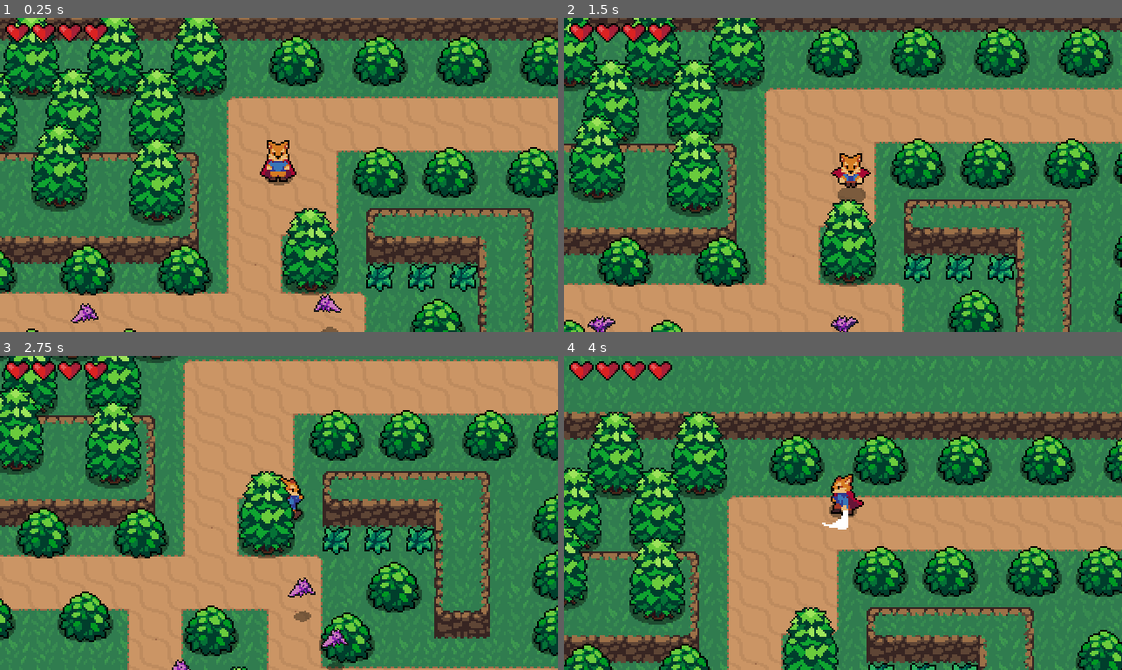
Above: before the commit, frames 1-4 (two rows, left to right).
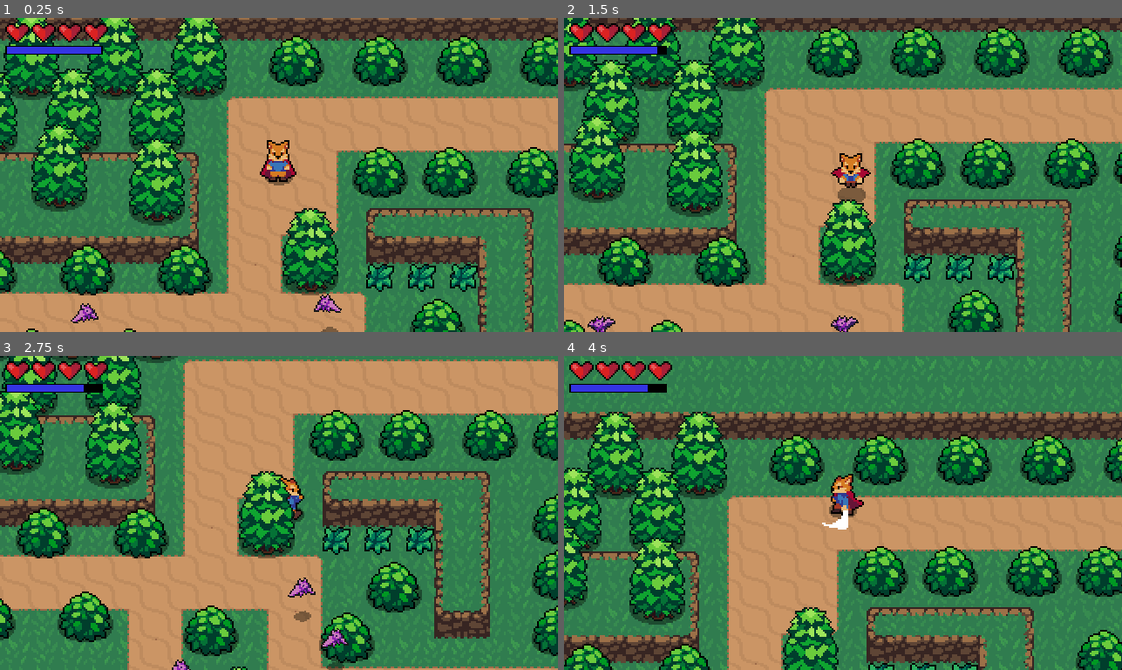
Above: after the commit, the same moments.

Repository: RomanZhdanov/AdventureGame
Game: Godot game, scene res://World.tscn
Two runs of this game, one before a commit and one after it. Both use one fixed random seed, a clock stepped at 60 frames per second and the inputs below.
Inputs:
- Up to frame 1 (0.25 s): no input
- Up to frame 2 (1.5 s): hold Right (ui_right) 0.53-1.28 s; tap Space (attack) at 0.6 s; tap K (roll) at 0.8, 1.35 s; hold Down (ui_down) from 1.28 s (still down)
- Up to frame 3 (2.75 s): tap Space (attack) at 1.55, 2.1 s; release Down (ui_down) at 2.03 s; hold Right (ui_right) from 2.03 s (still down); tap K (roll) at 2.3 s
- Up to frame 4 (4 s): release Right (ui_right) at 2.78 s; hold Up (ui_up) 2.78-3.53 s; tap K (roll) at 2.85, 3.8 s; tap Space (attack) at 3.05, 3.6 s; hold Left (ui_left) from 3.53 s (still down)

The runs differ from the first frame. In frame 1, 0.5% of the frame differs, in the area x 0-19%, y 8-12%; in frame 2, 0.5%; in frame 3, 0.5%; in frame 4, 0.5%.

Commit message:
Добавил полоску выносливости

Diff:
--- a/Player/Player.gd
+++ b/Player/Player.gd
@@ -6,6 +6,7 @@
 export var MAX_SPEED = 80
 export var ROLL_SPEED = 120
 export var FRICTION = 500
+export(float) var STAMINA_RATE = 0.5
 
 enum {
 	MOVE,
@@ -17,6 +18,7 @@
 var velocity = Vector2.ZERO
 var roll_vector = Vector2.DOWN
 var stats = PlayerStats
+var stamina_timeout = 0
 
 onready var animationPlayer = $AnimationPlayer
 onready var animationTree = $AnimationTree
@@ -63,6 +65,12 @@
 
 	move()
 
+	stamina_timeout += delta
+
+	if stamina_timeout >= STAMINA_RATE:
+		stats.stamina += 1
+		stamina_timeout = 0
+
 	if Input.is_action_just_pressed("attack"):
 		state = ATTACK
 
@@ -70,22 +78,30 @@
 		state = ROLL
 
 func attack_state():
-	velocity = Vector2.ZERO
-	animationState.travel("Attack")
+	if stats.stamina > 0:
+		velocity = Vector2.ZERO
+		animationState.travel("Attack")
+	else:
+		state = MOVE
 
 func roll_state():
-	velocity = roll_vector * ROLL_SPEED
-	animationState.travel("Roll")
-	move()
+	if stats.stamina > 0:
+		velocity = roll_vector * ROLL_SPEED
+		animationState.travel("Roll")
+		move()
+	else:
+		state = MOVE
 
 func move():
 	velocity = move_and_slide(velocity)
 
 func attack_animation_finished():
+	stats.stamina -= 1
 	state = MOVE
 
 func roll_animation_finished():
 	velocity = velocity * 0.8
+	stats.stamina -= 1
 	state = MOVE
 
 func _on_Hurtbox_area_entered(area):
--- a/Player/Player.tscn
+++ b/Player/Player.tscn
@@ -767,7 +767,7 @@
 position = Vector2( 0, -9 )
 texture = ExtResource( 2 )
 hframes = 60
-frame = 18
+frame = 50
 
 [node name="CollisionShape2D" type="CollisionShape2D" parent="."]
 rotation = -1.5708
@@ -807,7 +807,7 @@
 [node name="HitboxPivot" type="Position2D" parent="."]
 visible = false
 position = Vector2( 0, -4 )
-rotation = 4.71239
+rotation = 1.5708
 __meta__ = {
 "_gizmo_extents_": 8.0
 }
--- a/Player/PlayerStats.tscn
+++ b/Player/PlayerStats.tscn
@@ -4,3 +4,4 @@
 
 [node name="PlayerStats" instance=ExtResource( 1 )]
 max_health = 4
+max_stamina = 10
--- a/Stats.gd
+++ b/Stats.gd
@@ -1,22 +1,39 @@
 extends Node
 
 export(int) var max_health = 1 setget set_max_health
+export(int) var max_stamina = 1 setget set_max_stamina
 var health = max_health setget set_health
+var stamina = max_stamina setget set_stamina
 
 signal no_health
+signal no_stamina
 signal health_changed(value)
+signal stamina_changed(value)
 signal max_health_changed(value)
+signal max_stamina_changed(value)
 
 func set_max_health(value):
 	max_health = value
 	self.health = min(health, max_health)
 	emit_signal("max_health_changed", max_health)
 
+func set_max_stamina(value):
+	max_stamina = value
+	self.stamina = min(stamina, max_stamina)
+	emit_signal("max_stamina_changed", max_stamina)
+
 func set_health(value):
-	health = value
+	health = clamp(value, 0, max_health)
 	emit_signal("health_changed", health)
 	if health <= 0:
 		emit_signal("no_health")
 
+func set_stamina(value):
+	stamina = clamp(value, 0, max_stamina)
+	emit_signal("stamina_changed", stamina)
+	if stamina <= 0:
+		emit_signal("no_stamina")
+
 func _ready():
 	self.health = max_health
+	self.stamina = max_stamina
--- /dev/null
+++ b/UI/StaminaUI.gd
@@ -0,0 +1,23 @@
+extends Control
+
+var stamina = 10 setget set_stamina
+var max_stamina = 10 setget set_max_stamina
+
+onready var staminaBar = $StaminaBar
+
+func set_stamina(value):
+	stamina = clamp(value, 0, max_stamina)
+	staminaBar.value = stamina
+
+func set_max_stamina(value):
+	max_stamina = max(value, 1)
+	staminaBar.max_value = max_stamina
+	self.stamina = min(stamina, max_stamina)
+
+func _ready():
+	self.max_stamina = PlayerStats.max_stamina
+	self.stamina = PlayerStats.stamina
+	# warning-ignore:return_value_discarded
+	PlayerStats.connect("stamina_changed", self, "set_stamina")
+	# warning-ignore:return_value_discarded
+	PlayerStats.connect("max_stamina_changed", self, "set_max_stamina")
--- /dev/null
+++ b/UI/StaminaUI.tscn
@@ -0,0 +1,26 @@
+[gd_scene load_steps=5 format=2]
+
+[ext_resource path="res://UI/StaminaUIFull.png" type="Texture" id=1]
+[ext_resource path="res://UI/StaminaUIBorder.png" type="Texture" id=2]
+[ext_resource path="res://UI/StaminaUIEmpty.png" type="Texture" id=3]
+[ext_resource path="res://UI/StaminaUI.gd" type="Script" id=4]
+
+[node name="StaminaUI" type="Control"]
+margin_right = 40.0
+margin_bottom = 40.0
+script = ExtResource( 4 )
+__meta__ = {
+"_edit_use_anchors_": false
+}
+
+[node name="StaminaBar" type="TextureProgress" parent="."]
+margin_right = 40.0
+margin_bottom = 40.0
+value = 50.0
+texture_under = ExtResource( 3 )
+texture_over = ExtResource( 2 )
+texture_progress = ExtResource( 1 )
+tint_progress = Color( 0.207843, 0.207843, 0.894118, 1 )
+__meta__ = {
+"_edit_use_anchors_": false
+}
--- a/World.tscn
+++ b/World.tscn
@@ -10,6 +10,7 @@
 [ext_resource path="res://UI/HealthUI.tscn" type="PackedScene" id=8]
 [ext_resource path="res://World/Tree.tscn" type="PackedScene" id=9]
 [ext_resource path="res://Camera2D.tscn" type="PackedScene" id=10]
+[ext_resource path="res://UI/StaminaUI.tscn" type="PackedScene" id=11]
 
 [sub_resource type="TileSet" id=1]
 0/name = "DirtTileset.png 0"
@@ -752,4 +753,10 @@
 margin_right = 61.0
 margin_bottom = 14.0
 
+[node name="StaminaUI" parent="CanvasLayer" instance=ExtResource( 11 )]
+margin_left = 3.0
+margin_top = 16.0
+margin_right = 19.0
+rect_scale = Vector2( 0.16, 0.1 )
+
 [editable path="Camera2D"]
Binary file added: UI/StaminaUIBorder.png
Not shown, added: UI/StaminaUIBorder.png.import
Binary file added: UI/StaminaUIEmpty.png
Not shown, added: UI/StaminaUIEmpty.png.import
Binary file added: UI/StaminaUIFull.png
Not shown, added: UI/StaminaUIFull.png.import
Not shown: 1 places in World.tscn that only renumber resources
